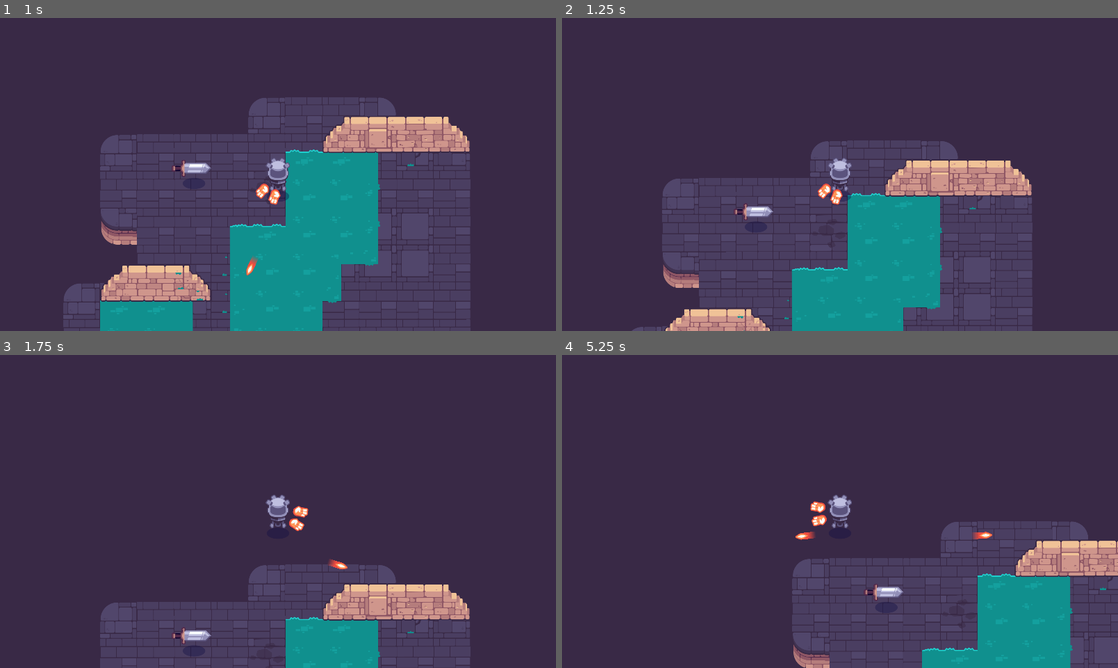
Above: before the commit, frames 1-4 (two rows, left to right).
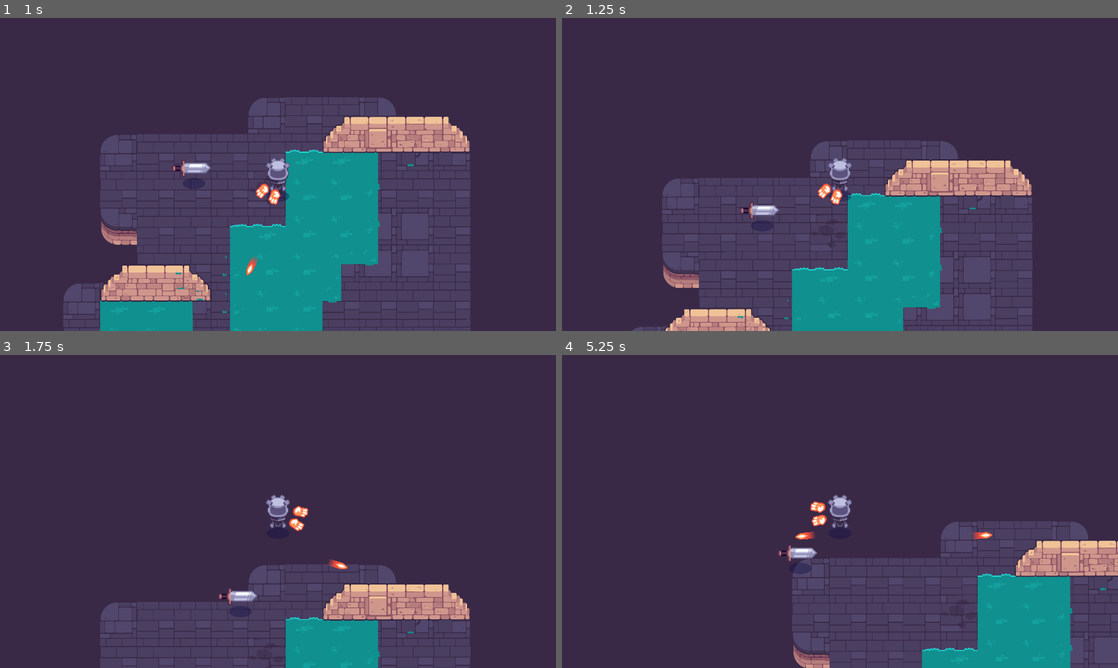
Above: after the commit, the same moments.

Repository: yaliu10/Path-of-Sorcerers-Game
Game: Godot game, scene res://Lessons/test_scene.tscn
Same seed, same stepped clock (60 frames per second), same inputs: the game is played once before the commit and once after it. The project has no main scene, so this scene is started directly.
Inputs (mouse positions are in pixels of both pictures, inside the frame that each line leads up to):
- Up to frame 1 (1 s): tap Enter at 0.5 s; move the mouse to (250, 237) at 0.52 s; hold W (move_up) from 0.53 s (still down); click (250, 237) at 0.6 s; tap Space at 0.77 s
- Up to frame 2 (1.25 s): keep holding W (move_up)
- Up to frame 3 (1.75 s): keep holding W (move_up); move the mouse to (444, 558) at 1.27 s; tap Z at 1.35 s; tap Space at 1.52 s
- Up to frame 4 (5.25 s): move the mouse to (673, 464) at 2.02 s; release W (move_up) at 2.03 s; hold Left (move_left) 2.03-3.53 s; click (673, 464) at 2.1 s; move the mouse to (867, 511) at 2.77 s; tap Z at 2.85, 4.35 s; click (867, 511) at 2.92 s; tap Space at 3.02, 3.77, 4.52 s; move the mouse to (756, 433) at 3.52 s; hold Down (move_down) 3.53-4.28 s; click (756, 433) at 3.6 s; move the mouse to (962, 495) at 4.27 s; hold Right (move_right) 4.28-5.03 s; move the mouse to (728, 527) at 5.02 s; hold W (move_up) from 5.03 s (still down); click (728, 527) at 5.1 s

Frame 1 is identical in both runs. In frame 2, 0.2% of the frame differs, in the area x 31-39%, y 59-65%; in frame 3, 0.4%; in frame 4, 0.5%, in the area x 38-62%, y 60-79%.

Commit message:
M10L9 complete

Diff:
--- a/M10.twin_stick_workbook/Lessons/bullet.gd
+++ b/M10.twin_stick_workbook/Lessons/bullet.gd
@@ -1,7 +1,7 @@
 class_name Bullet extends Area2D
 
 @export var speed := 700.0
-
+var damage := 5.0
 var _distance_traveled := 0.0
 var max_range := 900.0
 
@@ -17,3 +17,9 @@
 
 func _destroy():
 	queue_free()
+
+func _ready() -> void:
+	body_entered.connect(func (body: Node) -> void:
+		if body is Mob:
+			body.health -= damage
+	)
--- a/M10.twin_stick_workbook/Lessons/bullet.tscn
+++ b/M10.twin_stick_workbook/Lessons/bullet.tscn
@@ -9,6 +9,7 @@
 
 [node name="Bullet" type="Area2D"]
 position = Vector2(939, 526)
+collision_layer = 2
 collision_mask = 2
 script = ExtResource("1_tkfd3")
 
--- a/M10.twin_stick_workbook/Lessons/mob.gd
+++ b/M10.twin_stick_workbook/Lessons/mob.gd
@@ -6,15 +6,17 @@
 
 @export var max_speed := 500.0
 @export var acceleration := 1000.0
-@export var health := 3: set = set_health
+@export var health := 15: set = set_health
 
-func _on_area_2d_body_entered(body: Node2D) -> void:
+func _ready() -> void:
+	detection_area.body_entered.connect(func(body: Node) -> void:
 		if body is Player:
 			_player = body
-
-func _on_area_2d_body_exited(body: Node2D) -> void:
-	if body is Player:
+	)
+	detection_area.body_exited.connect(func(body: Node) -> void:
+		if body is Player:
 			_player = null
+	)
 
 func _physics_process(delta: float) -> void:
 	if _player == null:
--- a/M10.twin_stick_workbook/Lessons/mob.tscn
+++ b/M10.twin_stick_workbook/Lessons/mob.tscn
@@ -5,13 +5,14 @@
 [ext_resource type="PackedScene" path="res://common/shadow.tscn" id="3_465oq"]
 
 [sub_resource type="CircleShape2D" id="CircleShape2D_ifs4o"]
-radius = 131.095
+radius = 283.214
 
 [sub_resource type="CapsuleShape2D" id="CapsuleShape2D_kkysa"]
-radius = 31.0335
-height = 187.845
+radius = 19.0161
+height = 123.976
 
 [node name="Mob" type="CharacterBody2D"]
+collision_layer = 2
 collision_mask = 2
 motion_mode = 1
 script = ExtResource("1_rt5sd")
@@ -32,6 +33,3 @@
 rotation = 1.55101
 shape = SubResource("CapsuleShape2D_kkysa")
 debug_color = Color(0.177302, 0.632261, 0.345898, 0.42)
-
-[connection signal="body_entered" from="DetectionArea" to="." method="_on_area_2d_body_entered"]
-[connection signal="body_exited" from="DetectionArea" to="." method="_on_area_2d_body_exited"]
